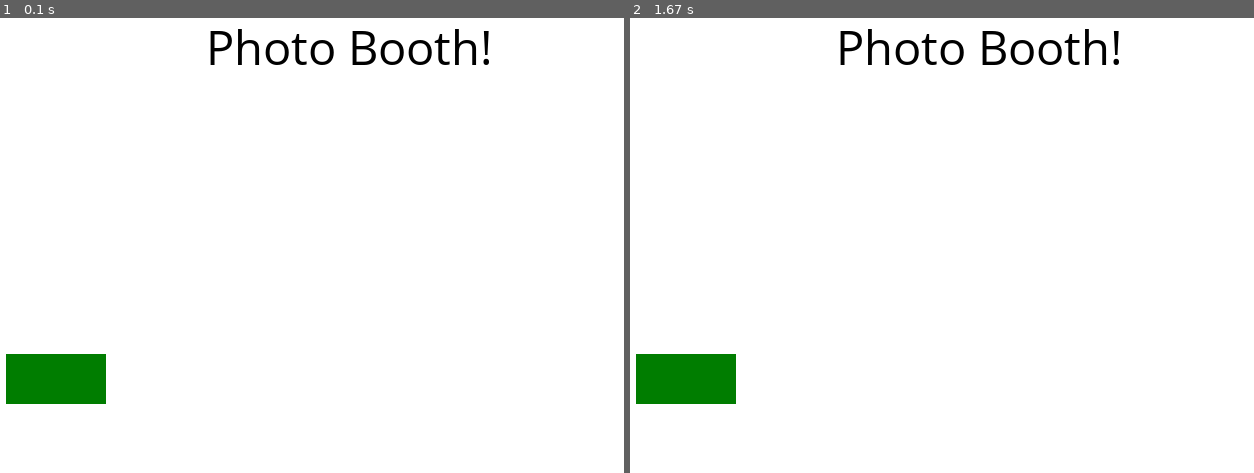
Above: before the commit, frames 1-2 (left to right).
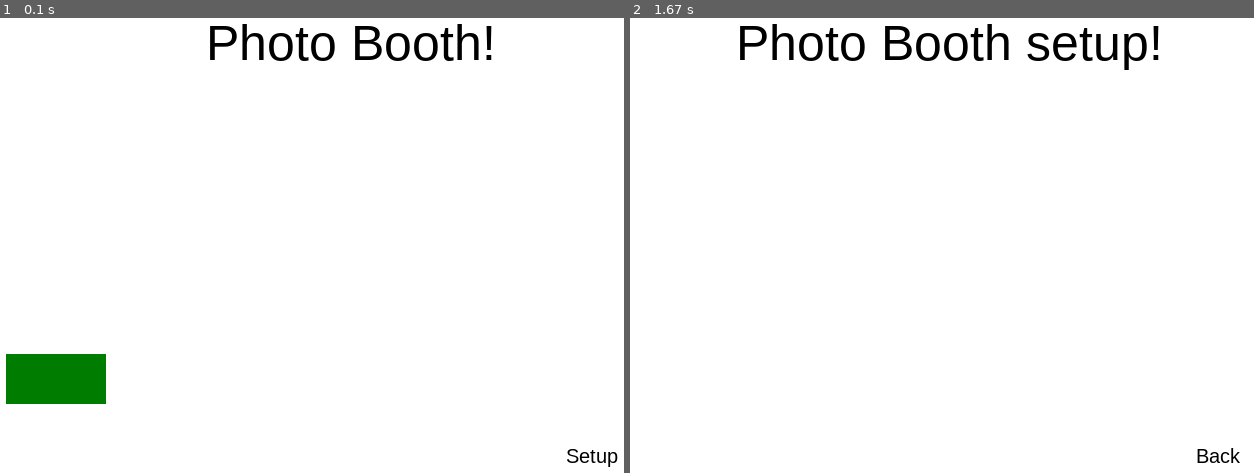
Above: after the commit, the same moments.

Repository: tomgoody/PythonScripts
Game: pygame game, started from pyed/pgame.py
The game is run twice, just before and just after one commit, with the same random seed, the same clock (stepped at 60 frames per second) and the same inputs.
Inputs (mouse positions are in pixels of both pictures, inside the frame that each line leads up to):
- Up to frame 1 (0.1 s): no input
- Up to frame 2 (1.67 s): click (1229, 450) at 0.42 s, where only the run after the commit has a clickable "Setup"; click (1229, 450) at 1.32 s, where only the run after the commit has a clickable "Back"

The runs differ from the first frame. In frame 1, 2.0% of the frame differs, in the area x 33-100%, y 1-99%; in frame 2, 4.3%, in the area x 0-98%, y 1-98%.

Commit message:
Added setup file for configuration settings

Diff:
--- a/pyed/pgame.py
+++ b/pyed/pgame.py
@@ -3,6 +3,7 @@
 from pygame.locals import *
 import time
 import random
+from setup import setup_loop
 
 pygame.init()
 
@@ -17,8 +18,10 @@
 buttons = []
 
 #Variables
-myfont = pygame.font.SysFont('Comic Sans MS', 50)
+myfont = pygame.font.SysFont('Arial', 50)
+setupFont = pygame.font.SysFont('Arial', 20)
 title = myfont.render('Photo Booth!', True, (0, 0, 0))
+setup = setupFont.render('Setup', True, (0, 0, 0))
 startcam = myfont.render('Press to Start!', True, (0, 0, 0))
 pose = myfont.render('STRIKE A POSE!', True, (0, 0, 0))
 img3 = myfont.render('3', True, (0, 0, 0))
@@ -84,11 +87,11 @@
         #Fills the screen and displays the title image
         pgDisplay.fill((255, 255, 255))
         pgDisplay.blit(title, (350, 10))
+        mouse = pygame.mouse.get_pos()
 
         #Drawing the Green area for the button
         pygame.draw.rect(pgDisplay, green, (150, 350, 100, 50))
-
-        mouse = pygame.mouse.get_pos()
+        pgDisplay.blit(setup, (710, 440))
 
         # Ends the Intro Loop when the mouse is clicked on the green button
 
@@ -97,6 +100,13 @@
             #print('Hello')
             #pgDisplay1.fill((125, 125, 125))
             intro = False
+            time.sleep(.5)
+
+        elif event.type == MOUSEBUTTONDOWN and 690+800 > mouse[0] > 690 and 410+480 > mouse[1] > 410:
+            print("button pressed")
+            #intro = False
+            time.sleep(.5)
+            setup_loop()
 
         pygame.display.flip()
         clock.tick(15)
@@ -105,6 +115,7 @@
 def main_loop():
 
     mloop = True
+
 
     while mloop:
         for event in pygame.event.get():
@@ -116,16 +127,15 @@
         pgDisplay1.fill((255, 255, 255))
         pgDisplay1.blit(title, (350, 10))
         pgDisplay1.blit(startcam, (200, 250))
-
+        mouse = pygame.mouse.get_pos()
         #pygame.draw.rect(pgDisplay1,(255, 255, 255),(300, 250, 250, 150))
-
-        mouse = pygame.mouse.get_pos()
 
         if event.type == MOUSEBUTTONDOWN and 300+250 > mouse[0] > 300 and 250+150 > mouse[1] > 250:
             print("let's Go!")
             mloop = False
             photo_loop()
 
+
         pygame.display.flip()
         clock.tick(15)
 
--- /dev/null
+++ b/pyed/setup.py
@@ -0,0 +1,51 @@
+from sys import exit
+import pygame
+from pygame.locals import *
+import time
+import random
+#from pgame import *
+
+pygame.init()
+
+#screen width x height
+SCREEN_SIZE = (800, 480)
+
+setupDisplay = pygame.display.set_mode(SCREEN_SIZE, pygame.NOFRAME)
+clock = pygame.time.Clock()
+buttons = []
+
+
+myfont = pygame.font.SysFont('Arial', 50)
+title = myfont.render('Photo Booth setup!', True, (0, 0, 0))
+
+
+setupFont = pygame.font.SysFont('Arial', 20)
+back = setupFont.render('Back', True, (0, 0, 0))
+
+def setup_loop():
+
+    sloop = True
+
+    while sloop:
+
+        for event in pygame.event.get():
+            print(event)
+            if event.type == pygame.QUIT:
+                pygame.quit()
+                quit()
+
+        setupDisplay.fill((255, 255, 255))
+        setupDisplay.blit(title, (250, 10))
+        setupDisplay.blit(back, (710, 440))
+        mouse = pygame.mouse.get_pos()
+
+
+
+        if event.type == MOUSEBUTTONDOWN and 690+800 > mouse[0] > 690 and 410+480 > mouse[1] > 410:
+            print("button pressed")
+            sloop = False
+            time.sleep(.5)
+            #game_intro()
+
+        pygame.display.flip()
+        clock.tick(15)
